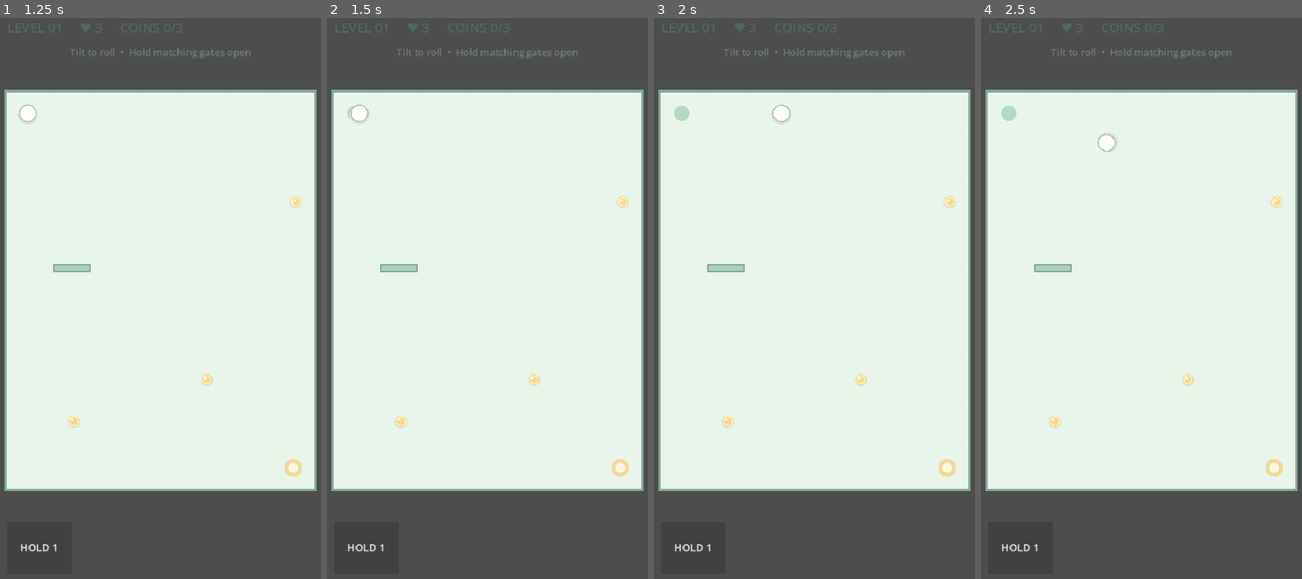
Above: before the commit, frames 1-4 (left to right).
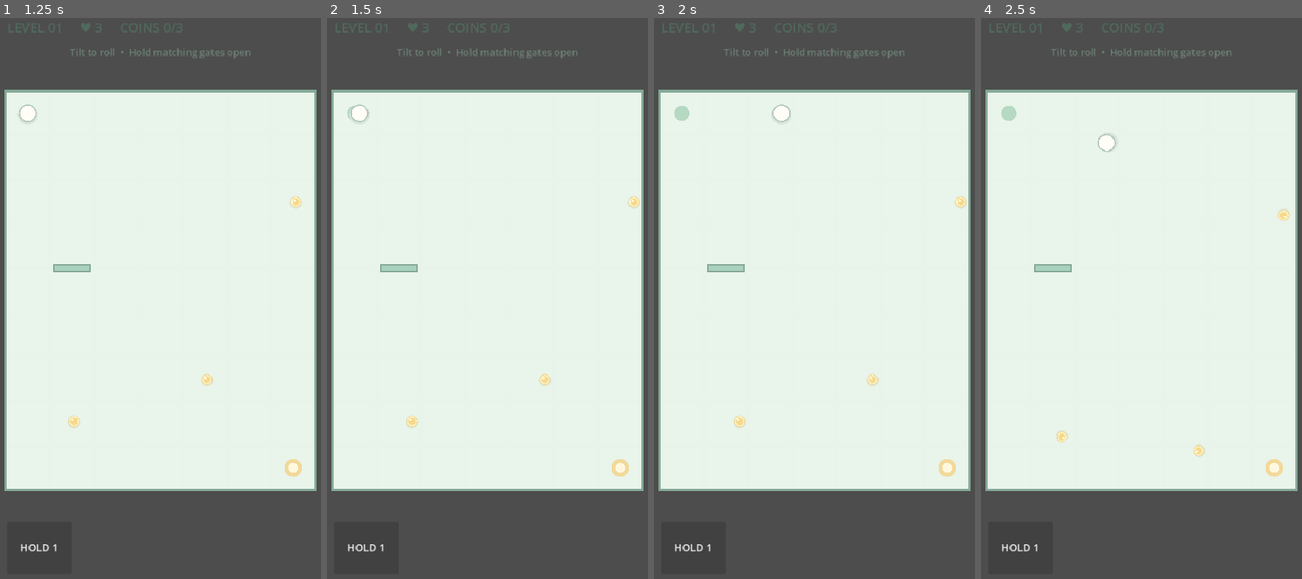
Above: after the commit, the same moments.

Repository: IoriHinata/Mikrozz
Game: Godot game, scene res://scenes/Main.tscn
Same seed, same stepped clock (60 frames per second), same inputs: the game is played once before the commit and once after it.
Inputs:
- Up to frame 1 (1.25 s): click "HOLD 1" at 0.5 s
- Up to frame 2 (1.5 s): tap Enter at 1.25 s; hold Right (ui_right) from 1.28 s (still down)
- Up to frame 3 (2 s): keep holding Right (ui_right)
- Up to frame 4 (2.5 s): tap Space at 2 s; release Right (ui_right) at 2.03 s; hold Down (ui_down) from 2.03 s (still down)

Frame 1 is identical in both runs. In frame 2, 0.4% of the frame differs, in the area x 21-98%, y 31-74%; in frame 3, 0.4%; in frame 4, 0.4%, in the area x 21-97%, y 31-79%.

Commit message:
feat: make coins respond to tilt physics

Diff:
--- a/scripts/Coin.gd
+++ b/scripts/Coin.gd
@@ -1,5 +1,7 @@
 extends RigidBody2D
 class_name MikrozzCoin
+
+var tilt_controller: Node
 
 func _ready() -> void:
 	add_to_group("coins")
@@ -17,6 +19,10 @@
 	add_child(collision)
 	queue_redraw()
 
+func _physics_process(_delta: float) -> void:
+	if tilt_controller != null:
+		apply_central_force(tilt_controller.get_force() * 0.72)
+
 func _draw() -> void:
 	draw_circle(Vector2(0, 1), 9.0, Color("#d5b96d", 0.28))
 	draw_circle(Vector2.ZERO, 7.5, Color("#f5d98d"))
